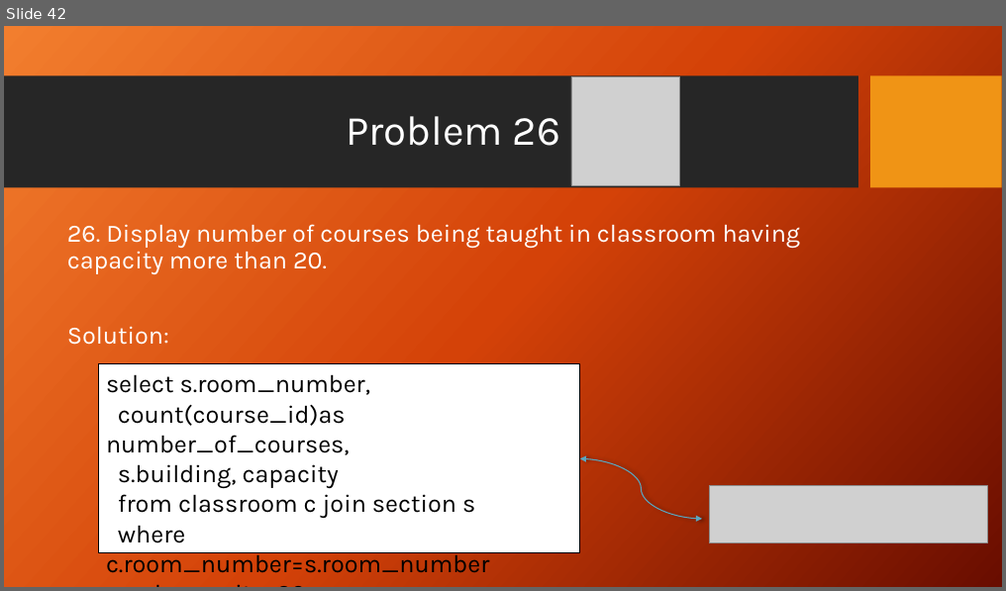
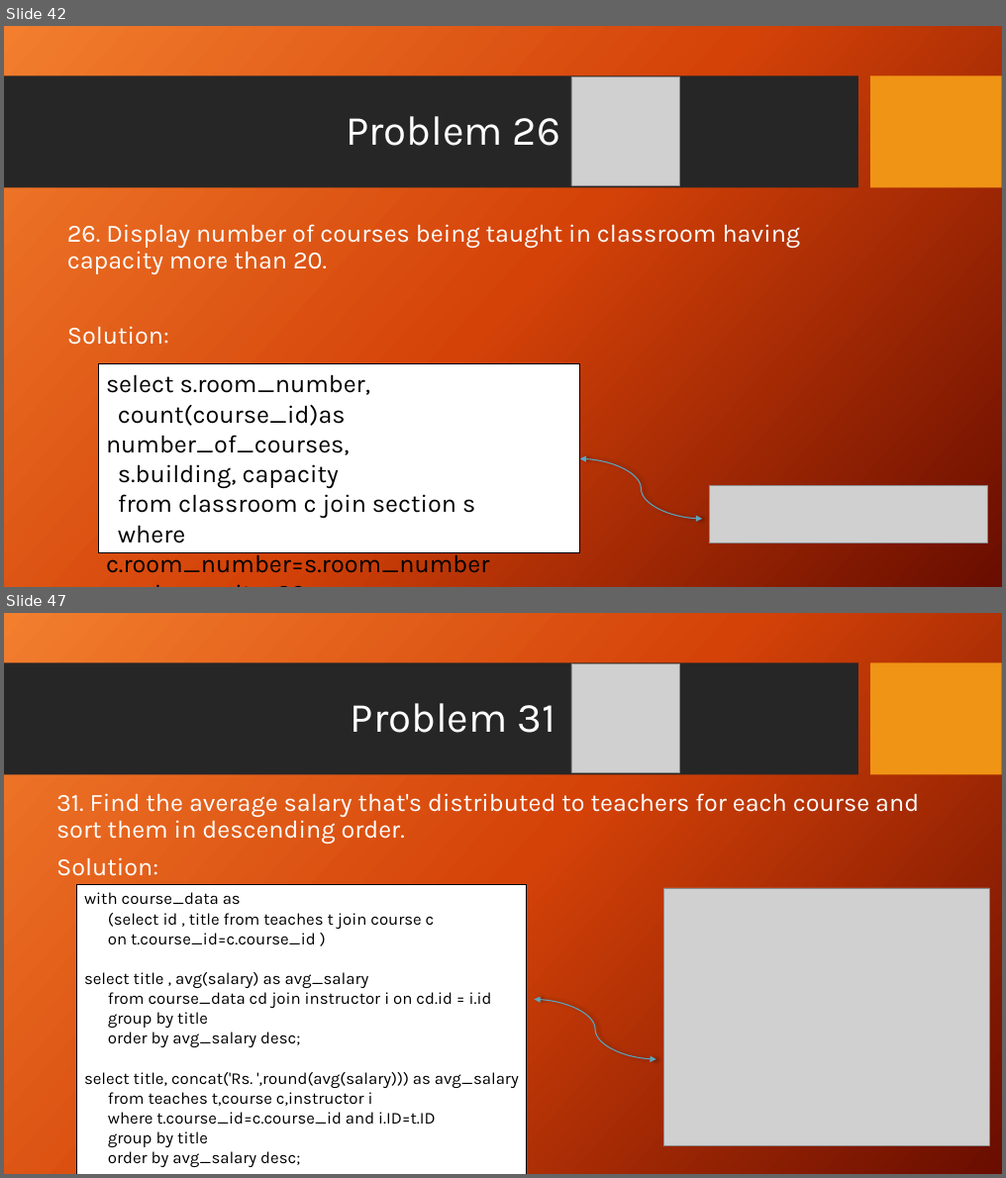
Before and after one commit to Antooo8/Antooo8, a slide deck: University Case study.pptx. Shown one above the other, each under a label of ours: slide 42 before the commit, slides 42 and 47 after it; the slides between them are not shown. The pictures are 1006x591 and 1006x1178 pixels, drawn with LibreOffice and Linux fonts; fonts in the diff are those of the drawing; grey boxes stand for pictures; background and template pictures are left out. Boxes give left, top, right and bottom in pixels: in the first picture for what was removed or moved away, otherwise in the second. Text is boxed around its words. In the diff, an @@ line names an element or a change of style, - is before the commit and + after.

```diff
--- a/University Case study.pptx
+++ b/University Case study.pptx
@@ slide 47 added at (x1=4, y1=613, x2=1002, y2=1174), background picture (left out); not listed: 2 template elements that a slide beside it also shows @@
@@ picture added at (x1=571, y1=663, x2=680, y2=772) @@
@@ title added at (x1=350, y1=703, x2=556, y2=733), 40 pt, text #FFFFFF @@
+Problem 31
@@ text added at (x1=56, y1=793, x2=919, y2=876), 24 pt, text #FFFFFF @@
+31. Find the average salary that's distributed to teachers for each course and sort them in descending order.
+Solution:
@@ rectangle added at (x1=76, y1=884, x2=527, y2=1174), fill #FFFFFF, outline #000000 1 pt, 16 pt, text #000000 @@
+with course_data as
+(select id , title from teaches t join course c
+on t.course_id=c.course_id )
+select title , avg(salary) as avg_salary
+from course_data cd join instructor i on cd.id = i.id
+group by title
+order by avg_salary desc;
+select title, concat('Rs. ',round(avg(salary))) as avg_salary
+from teaches t,course c,instructor i
+where t.course_id=c.course_id and i.ID=t.ID
+group by title
+order by avg_salary desc;
@@ picture added at (x1=663, y1=888, x2=989, y2=1147) @@
@@ curved double arrow added from (534, 1000) to (656, 1059), #5AA6C0 1 pt @@
```
Also in this commit, not shown: 1 slide changed, 4 other slides added.
